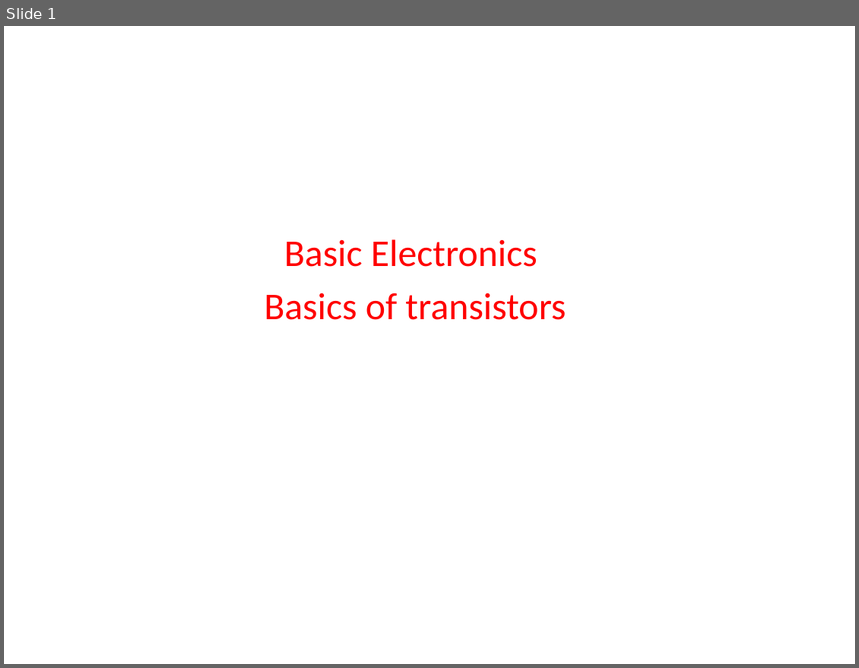
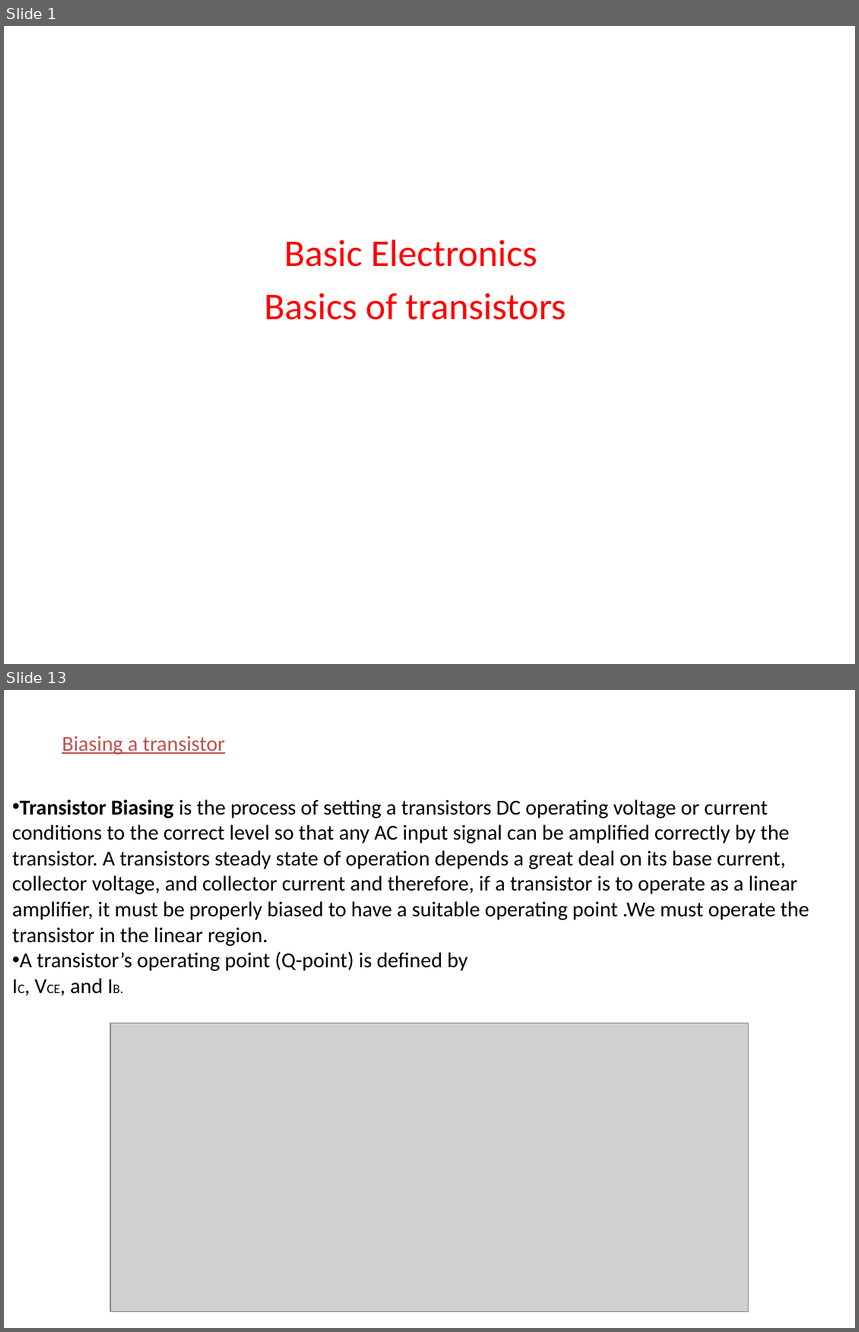
Before and after one commit to madhavirepe/Transistors-Basics, a slide deck: Basics of Transistor.pptx. Shown one above the other, each under a label of ours: slide 1 before the commit, slides 1 and 13 after it; the slides between them are not shown. The pictures are 859x668 and 859x1332 pixels, drawn with LibreOffice and Linux fonts; fonts in the diff are those of the drawing; grey boxes stand for pictures. Boxes give left, top, right and bottom in pixels: in the first picture for what was removed or moved away, otherwise in the second. Text is boxed around its words. In the diff, an @@ line names an element or a change of style, - is before the commit and + after.

```diff
--- a/Basics of Transistor.pptx
+++ b/Basics of Transistor.pptx
@@ slide 13 added at (4, 690, 855, 1328), background #FFFFFF @@
@@ text added at (62, 736, 225, 755), 18 pt, text #C0504D, underline @@
+Biasing a transistor
@@ text added at (12, 799, 810, 993), 18 pt, text #000000 @@
+• Transistor Biasing is the process of setting a transistors DC operating voltage or current conditions to the correct level so that any AC input signal can be amplified correctly by the transistor. A transistors steady state of operation depends a great deal on its base current, collector voltage, and collector current and therefore, if a transistor is to operate as a linear amplifier, it must be properly biased to have a suitable operating point .We must operate the transistor in the linear region.
+• A transistor’s operating point (Q-point) is defined by
+IC, VCE, and IB.
@@ picture added at (110, 1024, 749, 1312) @@
```
Also in this commit, not shown: 18 other slides added.
